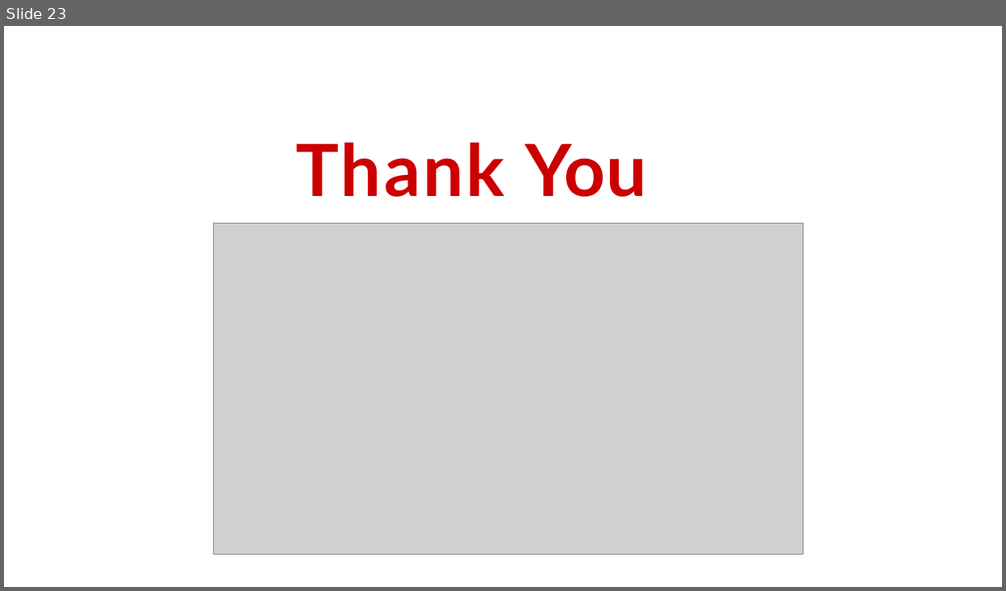
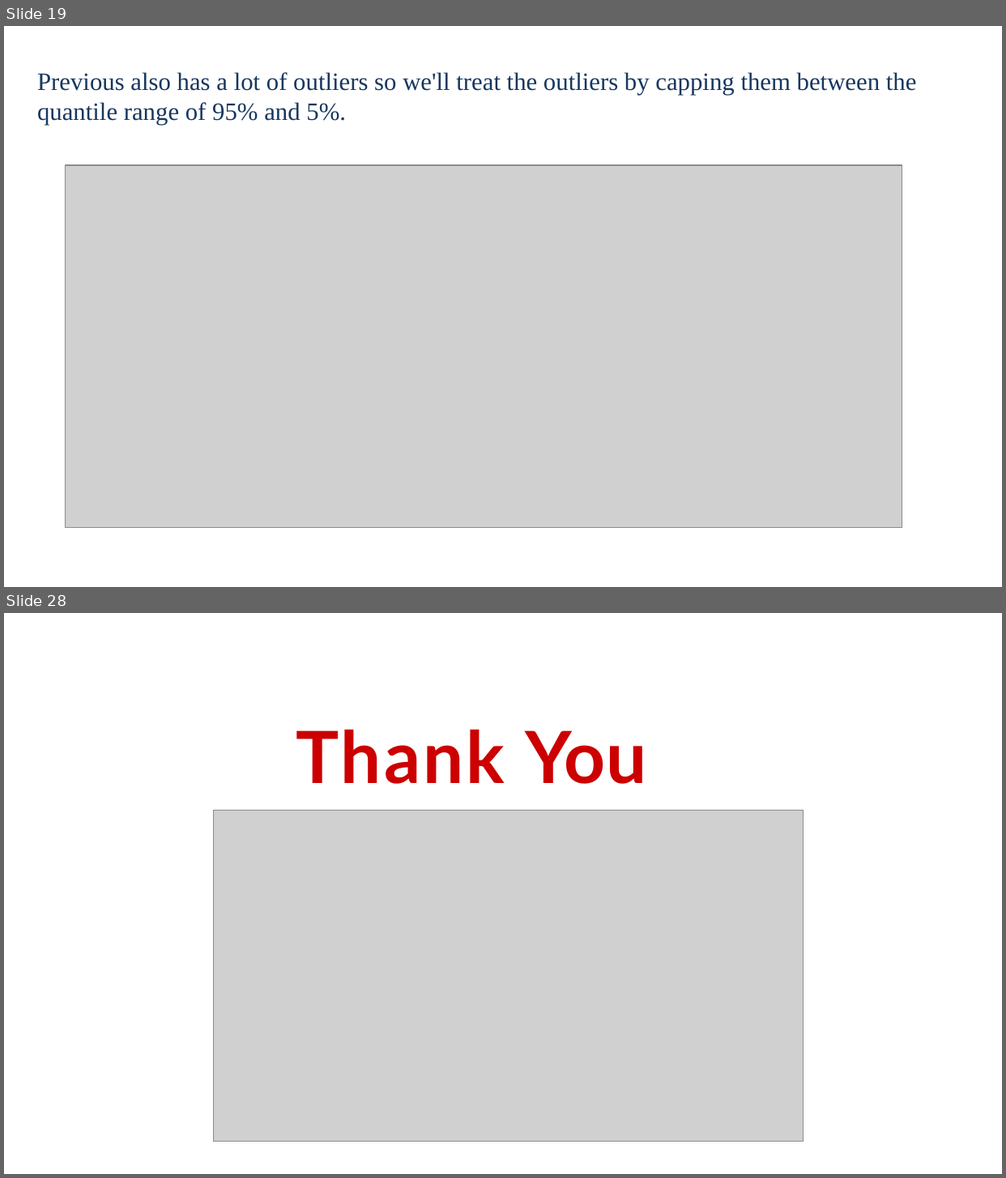
Before and after one commit to AnnayanB/SupervisedML_BankMarketingCampaigns, a slide deck: Presentation-Bank Marketing Effectiveness Prediction.pptx.pptx. Shown one above the other, each under a label of ours: slide 23 before the commit, slides 19 and 28 after it; the slides between them are not shown. The pictures are 1006x591 and 1006x1178 pixels, drawn with LibreOffice and Linux fonts; fonts in the diff are those of the drawing; grey boxes stand for pictures; background and template pictures are left out. Boxes give left, top, right and bottom in pixels: in the first picture for what was removed or moved away, otherwise in the second. Text is boxed around its words. In the diff, an @@ line names an element or a change of style, - is before the commit and + after.

```diff
--- a/Presentation-Bank Marketing Effectiveness Prediction.pptx.pptx
+++ b/Presentation-Bank Marketing Effectiveness Prediction.pptx.pptx
@@ slide 19 added at box(4, 26, 1002, 587), background #FFFFFF @@
@@ text added at box(37, 72, 917, 125), 18 pt, text #17375E @@
+Previous also has a lot of outliers so we'll treat the outliers by capping them between the quantile range of 95% and 5%.
@@ picture added at box(65, 165, 902, 529) @@
@@ what was slide 23 is now slide 28 @@
```
Also in this commit, not shown: 18 slides changed, 8 other slides added, 4 slides removed.
